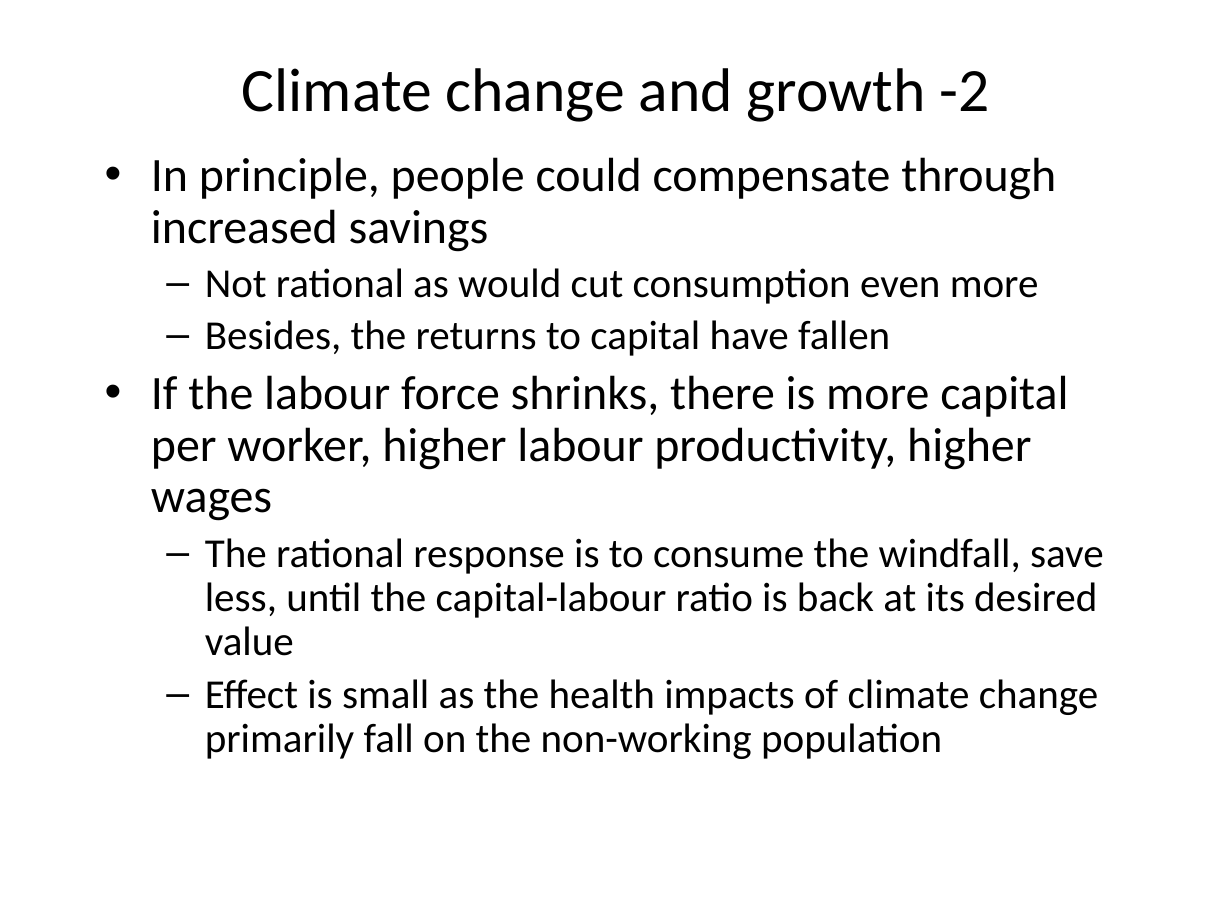
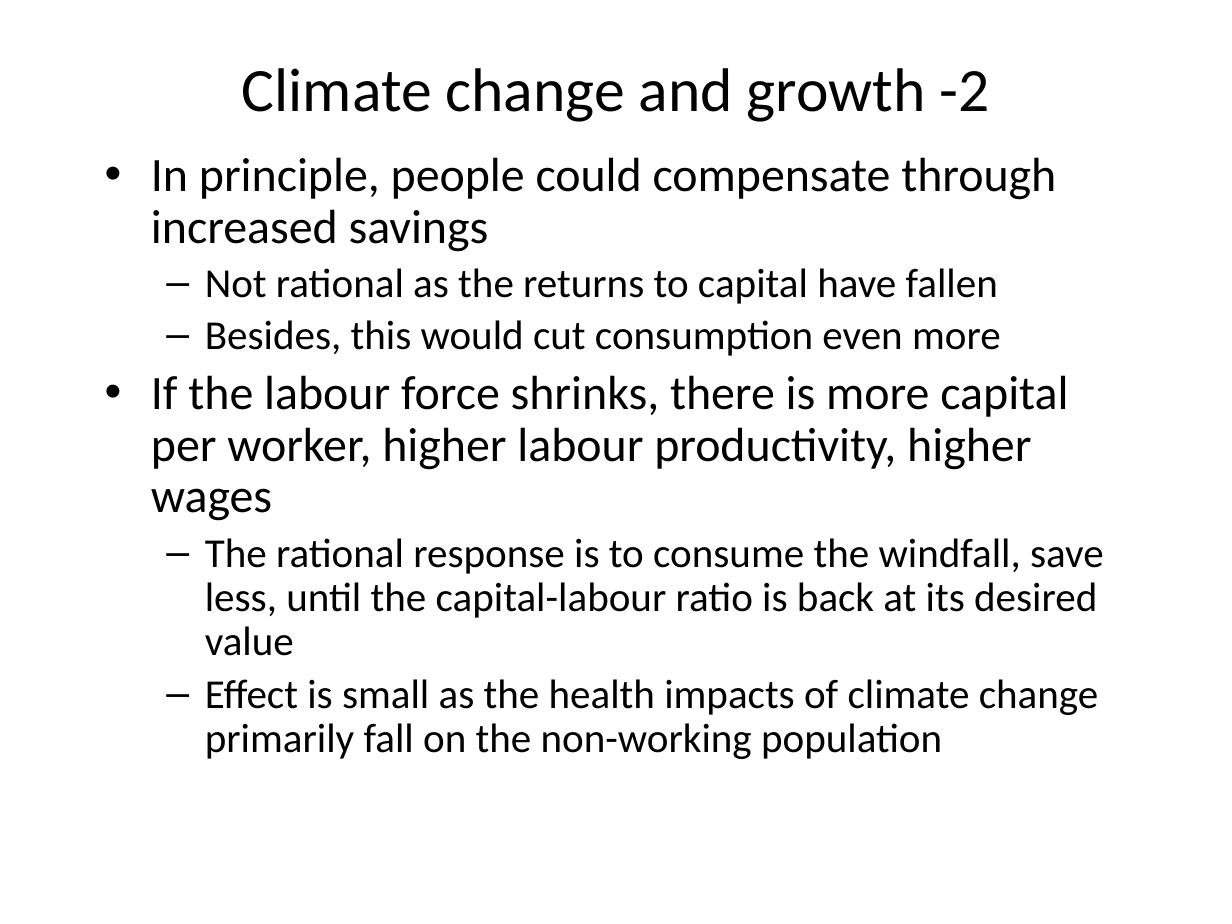
Before and after one commit to rtol/ClimateEconomics, a slide deck: slide 6 of cceug7 development.pptx (slide 23 before the commit). Drawn at 1232x924 pixels with LibreOffice and Linux fonts; fonts in the diff are those of the drawing. Boxes give left, top, right and bottom in pixels: in the first picture for what was removed or moved away, otherwise in the second. Text is boxed around its words. In the diff, an @@ line names an element or a change of style, - is before the commit and + after.

```diff
--- a/cceug7 development.pptx
+++ b/cceug7 development.pptx
@@ text at (205, 268, 1001, 356): text changed @@
-  – Not rational as would cut consumption even more
-  – Besides, the returns to capital have fallen
+  – Not rational as the returns to capital have fallen
+  – Besides, this would cut consumption even more
```
Also in this commit, not shown: 6 other slides changed, 5 slides added, 16 slides removed, 7 other files.
